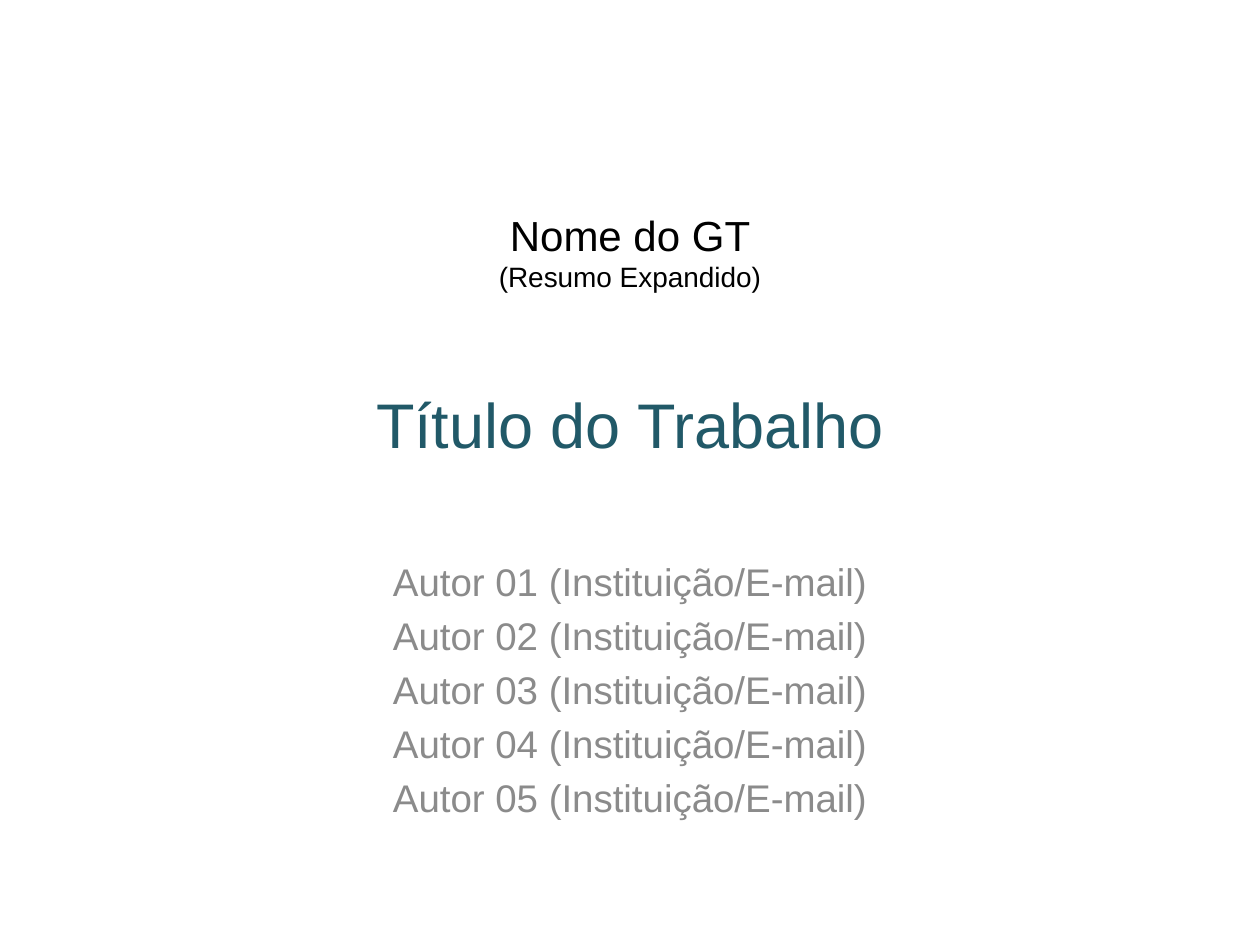
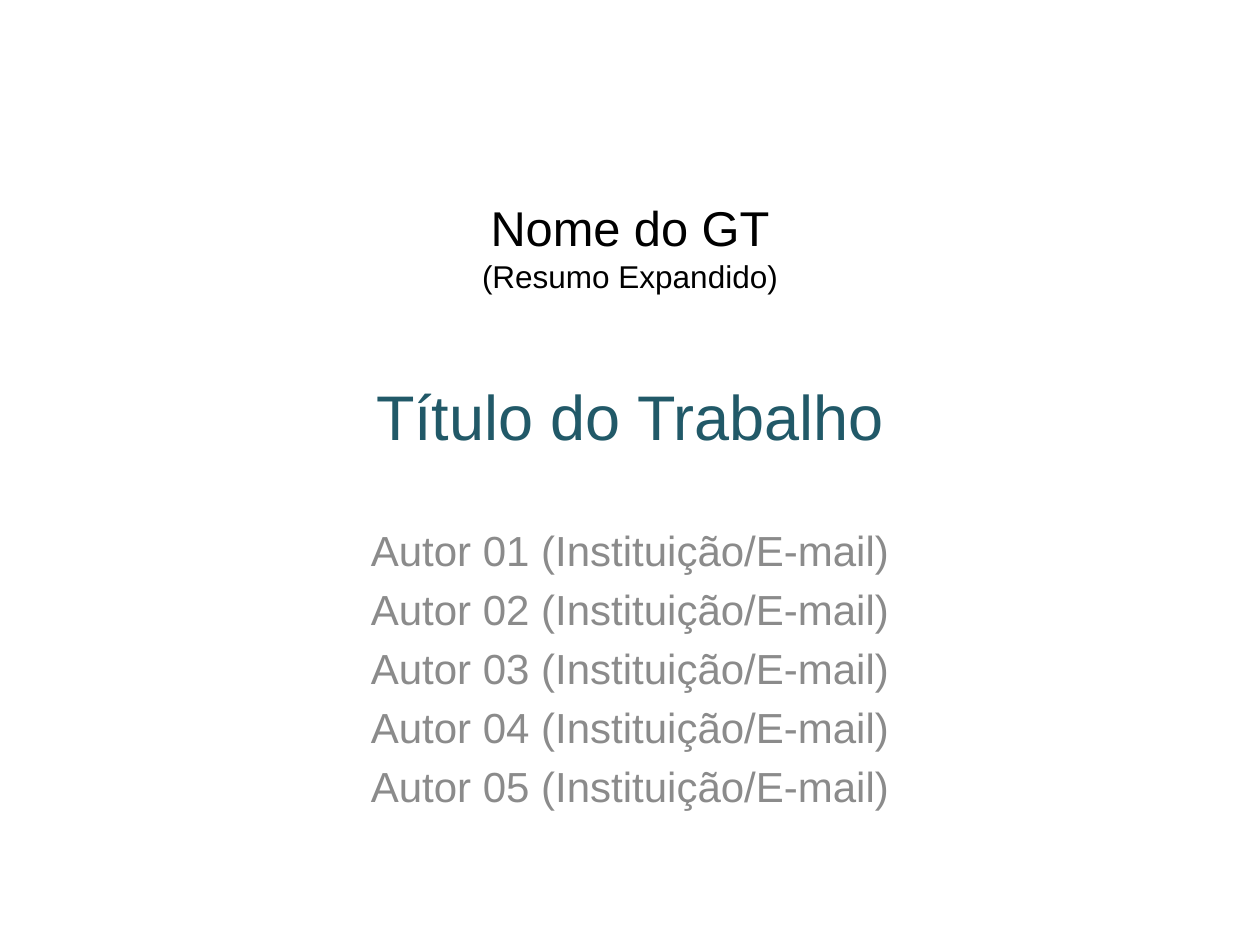
Before and after one commit to ccsa-ufrn/entbl-2021, a slide deck: slide 1 of src/assets/ng2/download/resumos_expandidos/template_apresentacao_slides.pptx. Drawn at 1260x945 pixels with LibreOffice and Linux fonts; fonts in the diff are those of the drawing; background and template pictures are left out. Boxes give left, top, right and bottom in pixels: in the first picture for what was removed or moved away, otherwise in the second. Text is boxed around its words. In the diff, an @@ line names an element or a change of style, - is before the commit and + after.

```diff
--- a/src/assets/ng2/download/resumos_expandidos/template_apresentacao_slides.pptx
+++ b/src/assets/ng2/download/resumos_expandidos/template_apresentacao_slides.pptx
@@ title "Nome do GT (Resumo Expandido) ...": place and size @@
-title "Nome do GT (Resumo Expandido) ..." at box(376, 220, 883, 449)
+title "Nome do GT (Resumo Expandido) ..." at box(376, 210, 883, 441)
@@ title "Nome do GT (Resumo Expandido) ..." at box(376, 210, 883, 441): size 24 to 27.9 pt in "Nome do GT"; size 16 to 18 pt in "(Resumo Expandido)" @@
@@ subtitle "Autor 01 (Instituição/E-mail)": place and size @@
-subtitle "Autor 01 (Instituição/E-mail)" at box(393, 568, 867, 819)
+subtitle "Autor 01 (Instituição/E-mail)" at box(371, 535, 889, 810)
@@ subtitle "Autor 01 (Instituição/E-mail)" at box(371, 535, 889, 810): size 22 to 24.1 pt @@
```
Also in this commit, not shown: 5 other slides changed, 11 other files.
